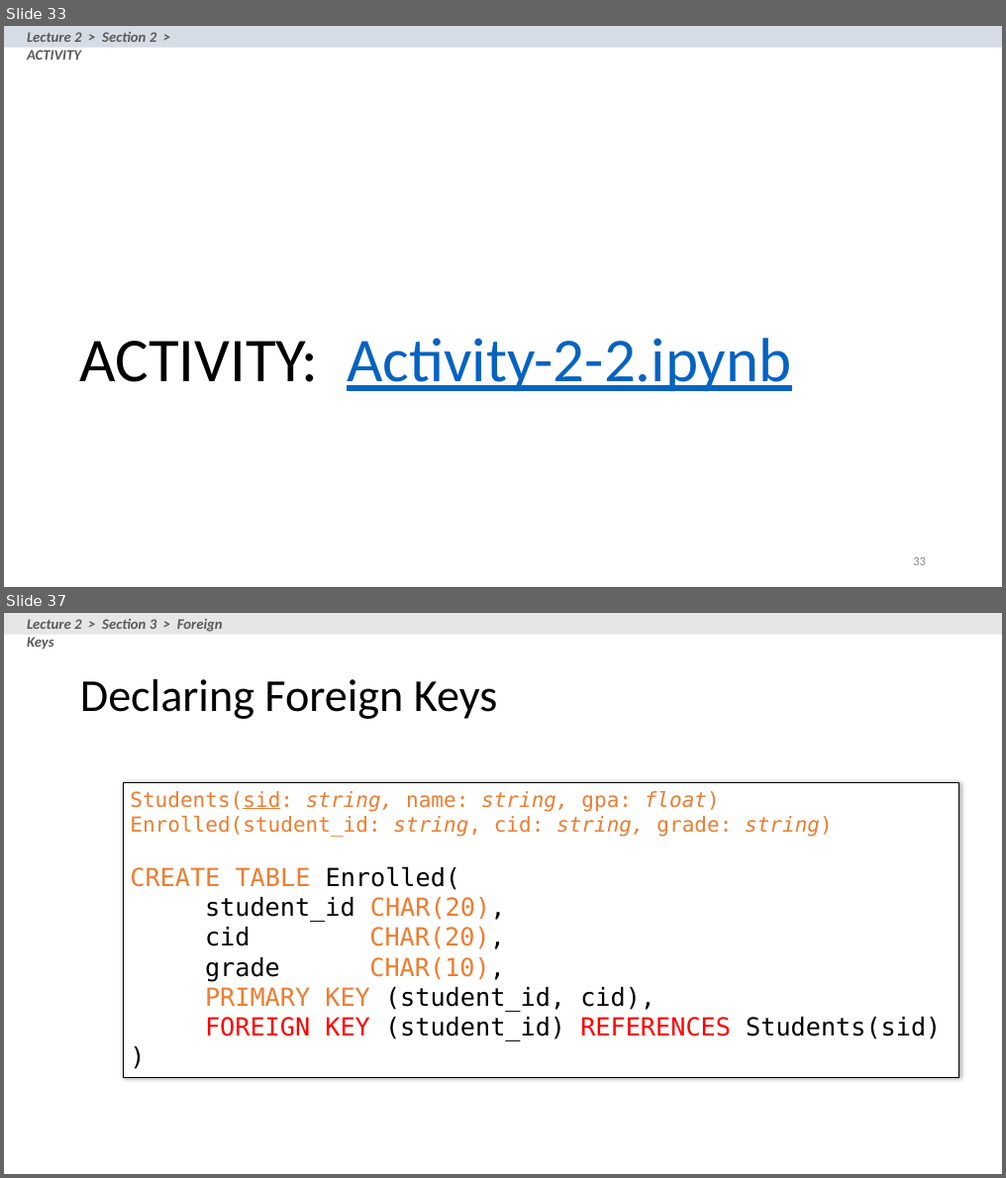
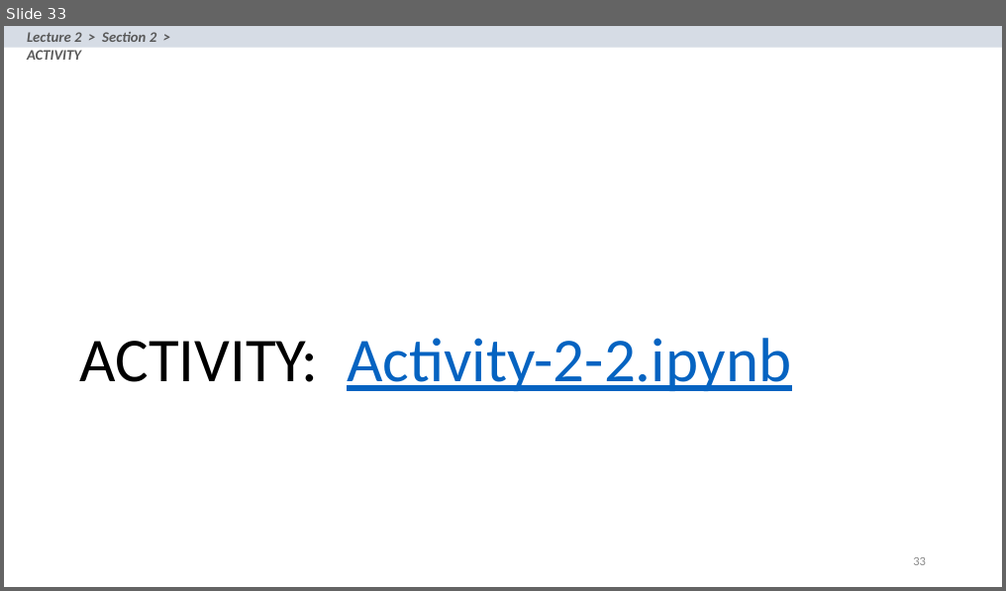
Before and after one commit to yazduni-cs/database-fall2018, a slide deck: lectures/lecture-2-3-4/Lecture_2_SQL.pptx. Shown one above the other, each under a label of ours: slides 33 and 37 before the commit, slide 33 after it; the slides between them are not shown. The pictures are 1006x1178 and 1006x591 pixels, drawn with LibreOffice and Linux fonts; fonts in the diff are those of the drawing. Boxes give left, top, right and bottom in pixels: in the first picture for what was removed or moved away, otherwise in the second. Text is boxed around its words. In the diff, an @@ line names an element or a change of style, - is before the commit and + after.

```diff
--- a/lectures/lecture-2-3-4/Lecture_2_SQL.pptx
+++ b/lectures/lecture-2-3-4/Lecture_2_SQL.pptx
@@ slide 37 removed at (4, 613, 1002, 1174), background #FFFFFF @@
@@ rectangle removed at (4, 613, 1002, 635) @@
@@ text removed at (27, 619, 223, 650) @@
-Lecture 2 > Section 3 > Foreign Keys
@@ title removed at (80, 679, 497, 719) @@
-Declaring Foreign Keys
@@ rectangle removed at (123, 783, 960, 1078) @@
-Students(sid: string, name: string, gpa: float)
-Enrolled(student_id: string, cid: string, grade: string)
-CREATE TABLE Enrolled(
-student_id CHAR(20),
-cid CHAR(20),
-grade CHAR(10),
-PRIMARY KEY (student_id, cid),
-FOREIGN KEY (student_id) REFERENCES Students(sid)
-)
```
Also in this commit, not shown: 18 other slides removed, 2 other files.
